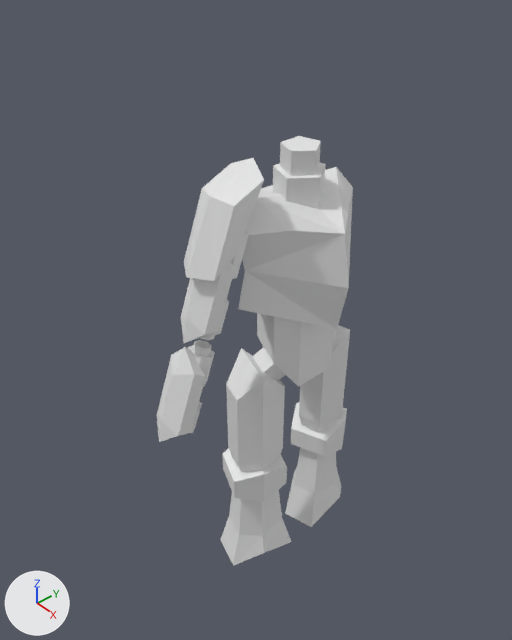
Renders of the Blender file Assets/Character.blend from each side of a commit.
Both versions are drawn from a 50 mm lens placed at (8.07, -7.94, 7.2), pointed at (-0.6, -0.5, -1.17). Lighting does not change. The marker at lower left points along +X, +Y and +Z.

In view in the first picture: 'Cube', 'Cylinder.001', 'LowerRightArmor', 'LowerTorso', 'Lowerneck', 'RightPauldron', 'UpperLegs', 'UpperLegs.001', 'UpperNeck', 'UpperRightArmor', 'UpperTorso'.
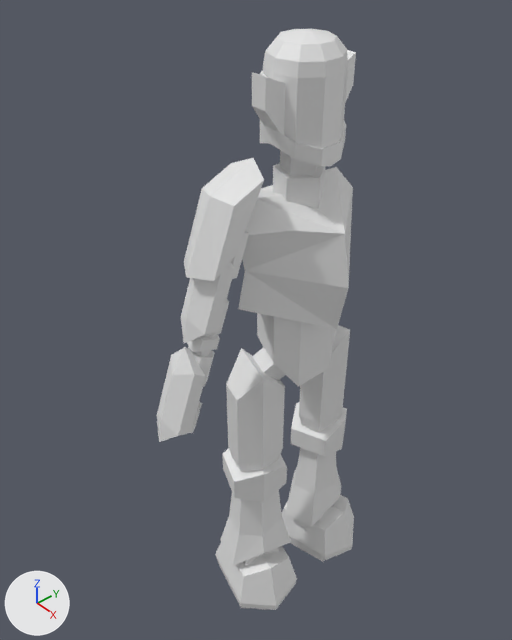
Commit message: Edited character model

What differs and where, as boxes (x1, y1, x2, y2) in the pictures (512 x 640 px):
'Cylinder.003', added
    after: (252, 29, 356, 166)
'Cube.001', added
    after: (215, 495, 354, 610)
'Cylinder.002', added
    after: (187, 334, 220, 352)
'Cube.002', added
    after: (243, 514, 324, 566)

Edits to the bpy script that builds the scene:
```text
Add me_cylinder_003:
    me_cylinder_003.from_pydata(...)  # 123 vertices, 124 faces; spans x -1.02..1.01, y -1.44..1.07, z -1.14..1.45
Add me_cylinder_002:
    me_cylinder_002.from_pydata(...)  # a 6-sided cylinder along z spanning x -0.87..0.87, y -1.0..1.0, z -1.0..1.0
Add me_cube_007:
    me_cube_007.from_pydata([(-1.25, -0.73, -5.58), (-0.99, -0.58, -3.95), (-0.73, 1.25, -5.58), (-0.58, 0.99, -3.95), (0.73, -1.25, -5.58), (0.58, -0.99, -3.95), (1.25, 0.73, -5.58), (0.99, 0.58, -3.95)], [], [(0, 1, 3, 2), (2, 3, 7, 6), (6, 7, 5, 4), (4, 5, 1, 0), (2, 6, 4, 0), (7, 3, 1, 5)])
Add me_cube_006:
    me_cube_006.from_pydata(...)  # 46 vertices, 38 faces; spans x -1.27..2.24, y -1.4..1.4, z -2.57..-0.04
Add ob_cylinder_003:
    ob_cylinder_003 = bpy.data.objects.new('Cylinder.003', me_cylinder_003)
    ob_cylinder_003.location = (0.0, 0.0, 3.28)
    ob_cylinder_003.scale = (0.672, 0.672, 0.772)
    _m = ob_cylinder_003.modifiers.new('Mirror', 'MIRROR')
    _m.use_axis = (False, True, False)
    _m.use_bisect_axis = (False, True, False)
    _m.use_bisect_flip_axis = (False, True, False)
    _m.merge_threshold = 0.003
Add ob_cylinder_002:
    ob_cylinder_002 = bpy.data.objects.new('Cylinder.002', me_cylinder_002)
    ob_cylinder_002.location = (-0.06, -2.2, -0.5)
    ob_cylinder_002.rotation_euler = (1.917, 0.0, -3.142)  # degrees (110, 0, -180)
    ob_cylinder_002.scale = (0.215, 0.215, 0.203)
Add ob_cube_002:
    ob_cube_002 = bpy.data.objects.new('Cube.002', me_cube_007)
    ob_cube_002.location = (-0.06, -1.03, -4.93)
    ob_cube_002.scale = (0.45, 0.45, 0.45)
    _m = ob_cube_002.modifiers.new('Mirror', 'MIRROR')
    _m.use_axis = (False, True, False)
    _m.mirror_object = ob_lowertorso
Add ob_cube_001:
    ob_cube_001 = bpy.data.objects.new('Cube.001', me_cube_006)
    ob_cube_001.location = (-0.06, -1.03, -7.13)
    ob_cube_001.rotation_euler = (0.0, 0.0, -0.256)  # degrees (0, 0, -15)
    ob_cube_001.scale = (0.538, 0.538, 0.538)
    _m = ob_cube_001.modifiers.new('Mirror', 'MIRROR')
    _m.use_axis = (False, True, False)
    _m.mirror_object = ob_lowertorso
```
